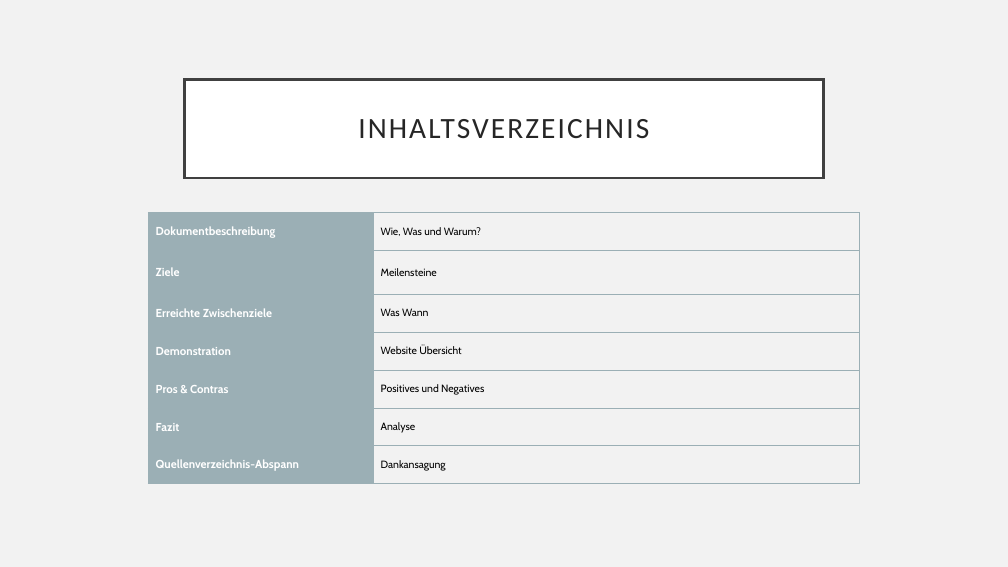
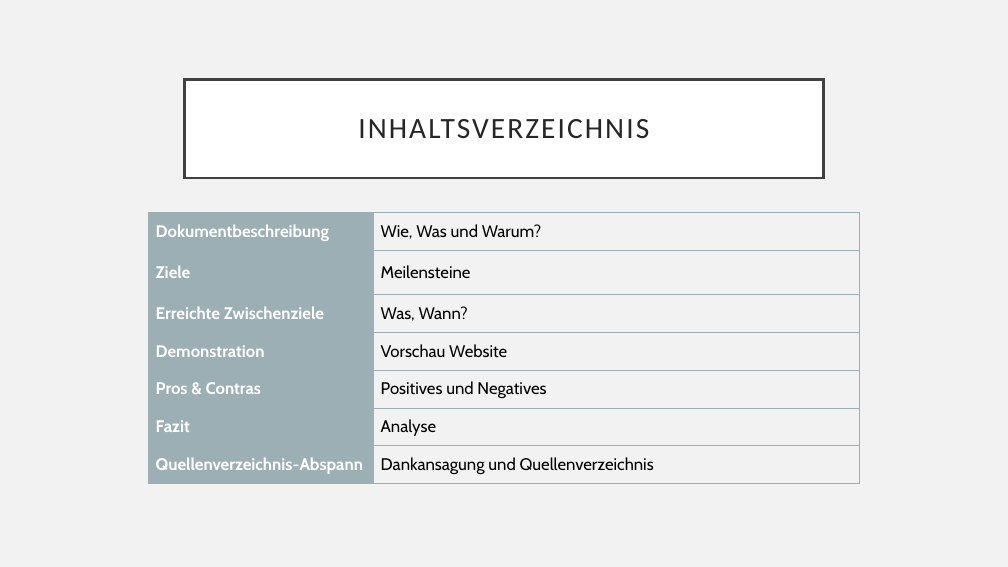
Before and after one commit to noahburren/Sportferien_2024_burnoa, a slide deck: slide 2 of Präsentation.pptx. Drawn at 1008x567 pixels with LibreOffice and Linux fonts; fonts in the diff are those of the drawing. Boxes give left, top, right and bottom in pixels: in the first picture for what was removed or moved away, otherwise in the second. Text is boxed around its words. In the diff, an @@ line names an element or a change of style, - is before the commit and + after.

```diff
--- a/Präsentation.pptx
+++ b/Präsentation.pptx
@@ table at (148,212,861,484) @@
-row 3, column 2: Was Wann
+row 3, column 2: Was, Wann?
-row 4, column 2: Website Übersicht
+row 4, column 2: Vorschau Website
-row 7, column 2: Dankansagung
+row 7, column 2: Dankansagung und Quellenverzeichnis
@@ size 11 to 16 pt in "Dokumentbeschreibung", "Ziele", "Erreichte Zwischenziele", "Demonstration" and 3 more places @@
@@ size 10 to 16 pt in "Wie, Was und Warum?", "Meilensteine", "Positives und Negatives", "Analyse" @@
```
Also in this commit, not shown: 4 other slides changed, 4 other files.
